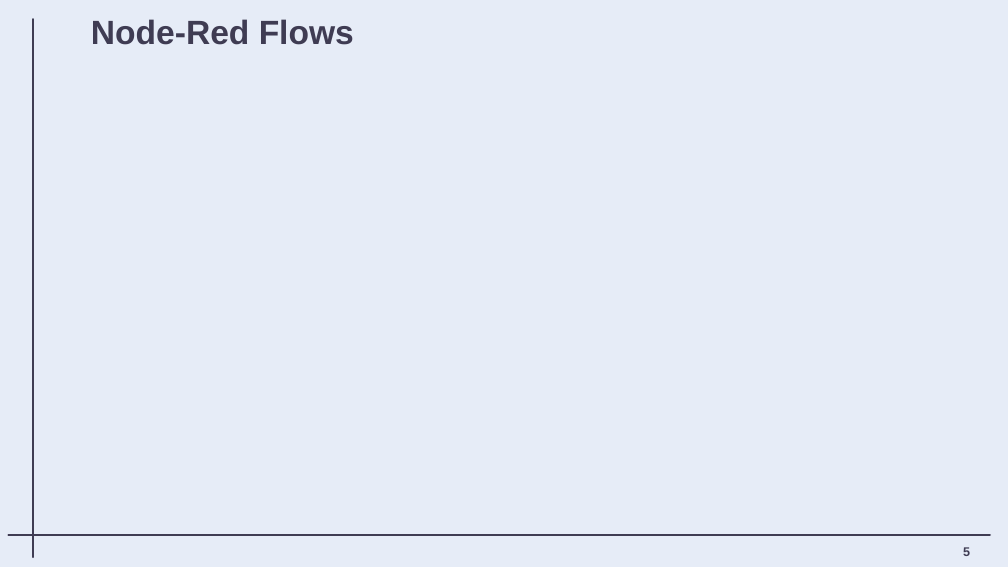
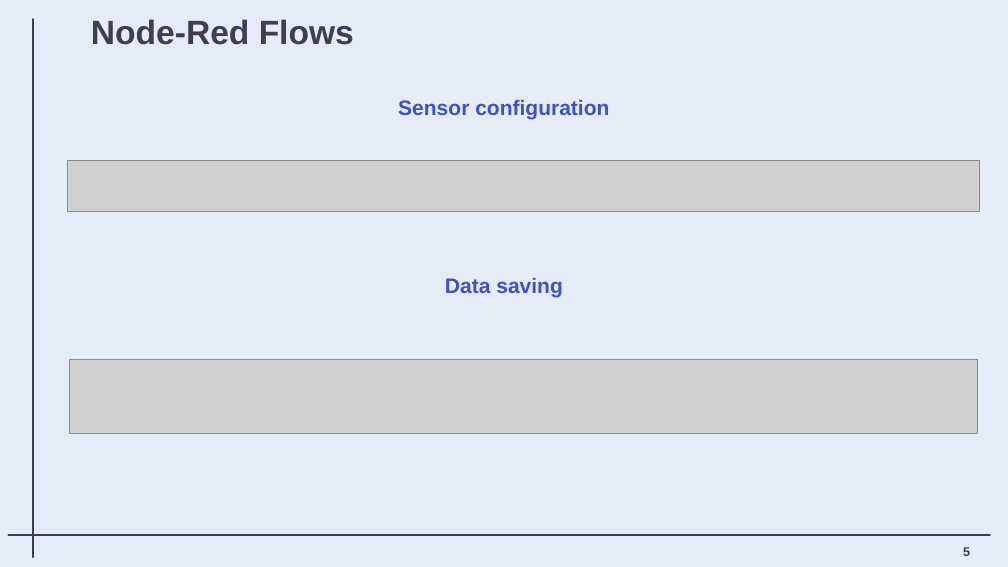
Before and after one commit to matteovisotto/MTDS-FinalProject, a slide deck: slide 6 of Presentation/MTDS_Presentation.pptx. Drawn at 1008x567 pixels with LibreOffice and Linux fonts; fonts in the diff are those of the drawing; grey boxes stand for pictures. Boxes give left, top, right and bottom in pixels: in the first picture for what was removed or moved away, otherwise in the second. Text is boxed around its words. In the diff, an @@ line names an element or a change of style, - is before the commit and + after.

```diff
--- a/Presentation/MTDS_Presentation.pptx
+++ b/Presentation/MTDS_Presentation.pptx
@@ text added at <box>398,100,609,120</box>, 20 pt, text #3F51C3, bold @@
+Sensor configuration
@@ picture added at <box>67,160,980,212</box> @@
@@ text added at <box>445,278,563,298</box>, 20 pt, text #3F51C3, bold @@
+Data saving
@@ picture added at <box>70,359,978,433</box> @@
```
Also in this commit, not shown: 5 other slides changed, 2 other files.
